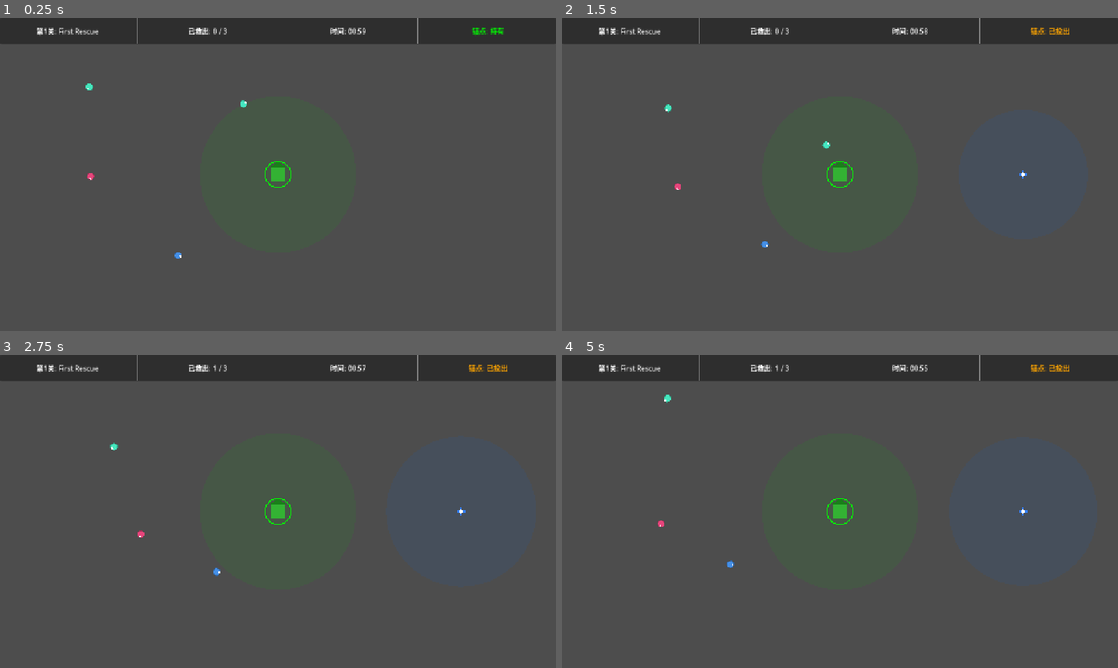
Above: before the commit, frames 1-4 (two rows, left to right).
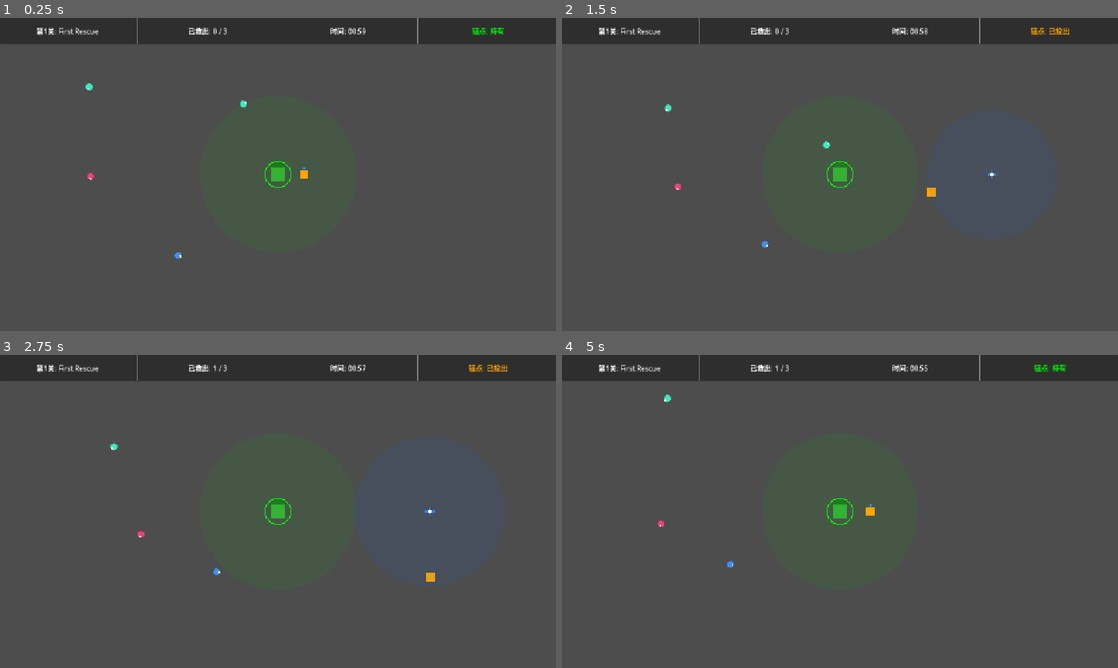
Above: after the commit, the same moments.

Repository: kunk70352-png/Safe-Anchor
Game: Godot game, scene res://src/main/main.tscn
Two runs of this game, one before a commit and one after it. Both use one fixed random seed, a clock stepped at 60 frames per second and the inputs below.
Inputs:
- Up to frame 1 (0.25 s): no input
- Up to frame 2 (1.5 s): hold D (move_right) 0.53-1.28 s; tap Space (charge_throw) at 0.6, 1.35 s; hold S (move_down) from 1.28 s (still down)
- Up to frame 3 (2.75 s): release S (move_down) at 2.03 s; hold D (move_right) from 2.03 s (still down); tap Space (charge_throw) at 2.1 s
- Up to frame 4 (5 s): release D (move_right) at 2.78 s; hold W (move_up) 2.78-3.53 s; tap Space (charge_throw) at 2.85, 3.6, 4.35 s; hold A (move_left) from 3.53 s (still down)

The runs differ from the first frame. In frame 1, less than 0.1% of the frame differs, in the area x 54-56%, y 47-52%; in frame 2, less than 0.1%; in frame 3, less than 0.1%; in frame 4, 0.2%, in the area x 54-92%, y 2-52%.

Commit message:
修复：玩家显示橙色方块 + 蓄力速度从2.5降到0.8
- 添加 _draw() 绘制橙色方块（含持有锚点时的蓝色指示点）
- CHARGE_SPEED 降至 0.8，蓄力条摆动更慢更可控

Diff:
--- a/src/player/player.gd
+++ b/src/player/player.gd
@@ -15,7 +15,7 @@
 @export var anchor_radius: float = 160.0
 const MIN_THROW: float = 80.0
 const MAX_THROW: float = 350.0
-const CHARGE_SPEED: float = 2.5
+const CHARGE_SPEED: float = 0.8
 const CURVE_HEIGHT: float = 40.0
 const PICKUP_DIST: float = 30.0
 
@@ -89,6 +89,14 @@
 # ---- 绘制预览 ----
 
 func _draw() -> void:
+	# 玩家身体（橙色方块）
+	var half := 10.0
+	draw_rect(Rect2(-half, -half, half * 2, half * 2), Color.ORANGE, true)
+	# 持有锚点时显示小蓝点
+	if has_anchor:
+		draw_circle(Vector2(0, -half - 4), 3.0, Color.DODGER_BLUE)
+
+	# 蓄力预览
 	if state != PlayerState.CHARGING or not has_anchor:
 		return
 
@@ -97,23 +105,23 @@
 	var mid := target * 0.5 + Vector2.UP * CURVE_HEIGHT
 
 	# 抛物线
-	var color := Color(1.0, 0.8, 0.2, 0.7)
+	var line_color := Color(1.0, 0.8, 0.2, 0.7)
 	var steps := 20
 	for i in range(steps):
 		var t0 := float(i) / steps
 		var t1 := float(i + 1) / steps
-		draw_line(_bezier(Vector2.ZERO, mid, target, t0), _bezier(Vector2.ZERO, mid, target, t1), color, 2.0)
+		draw_line(_bezier(Vector2.ZERO, mid, target, t0), _bezier(Vector2.ZERO, mid, target, t1), line_color, 2.0)
 
 	# 落点范围圈
 	draw_circle(target, anchor_radius, Color(0.2, 0.5, 1.0, 0.12))
 	draw_arc(target, anchor_radius, 0, TAU, 32, Color(0.2, 0.5, 1.0, 0.4), 1.5)
 
 	# 蓄力条
-	var bar_width := 40.0
+	var bar_w := 40.0
 	var bar_h := 4.0
-	var bar_y := 20.0
-	draw_rect(Rect2(-bar_width / 2, bar_y, bar_width, bar_h), Color(0.2, 0.2, 0.2, 0.8))
-	draw_rect(Rect2(-bar_width / 2, bar_y, bar_width * charge_power, bar_h), Color(1.0, 0.8, 0.2, 1.0))
+	var bar_y := 22.0
+	draw_rect(Rect2(-bar_w / 2, bar_y, bar_w, bar_h), Color(0.2, 0.2, 0.2, 0.8))
+	draw_rect(Rect2(-bar_w / 2, bar_y, bar_w * charge_power, bar_h), Color(1.0, 0.8, 0.2, 1.0))
 
 
 func _bezier(a: Vector2, b: Vector2, c: Vector2, t: float) -> Vector2:
